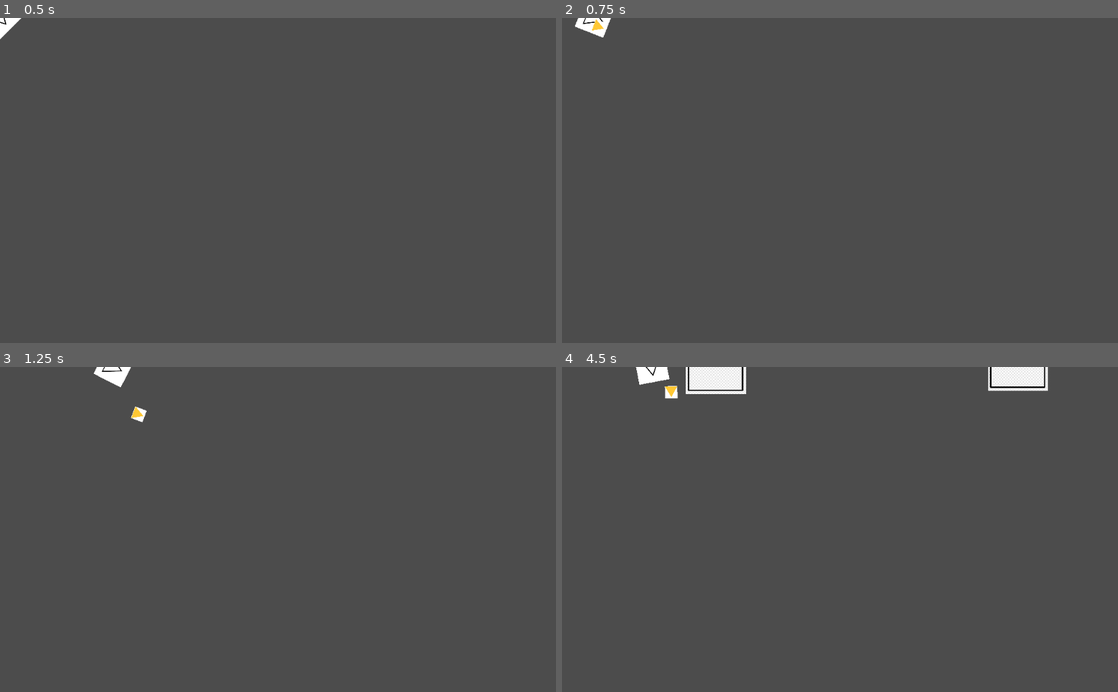
Above: before the commit, frames 1-4 (two rows, left to right).
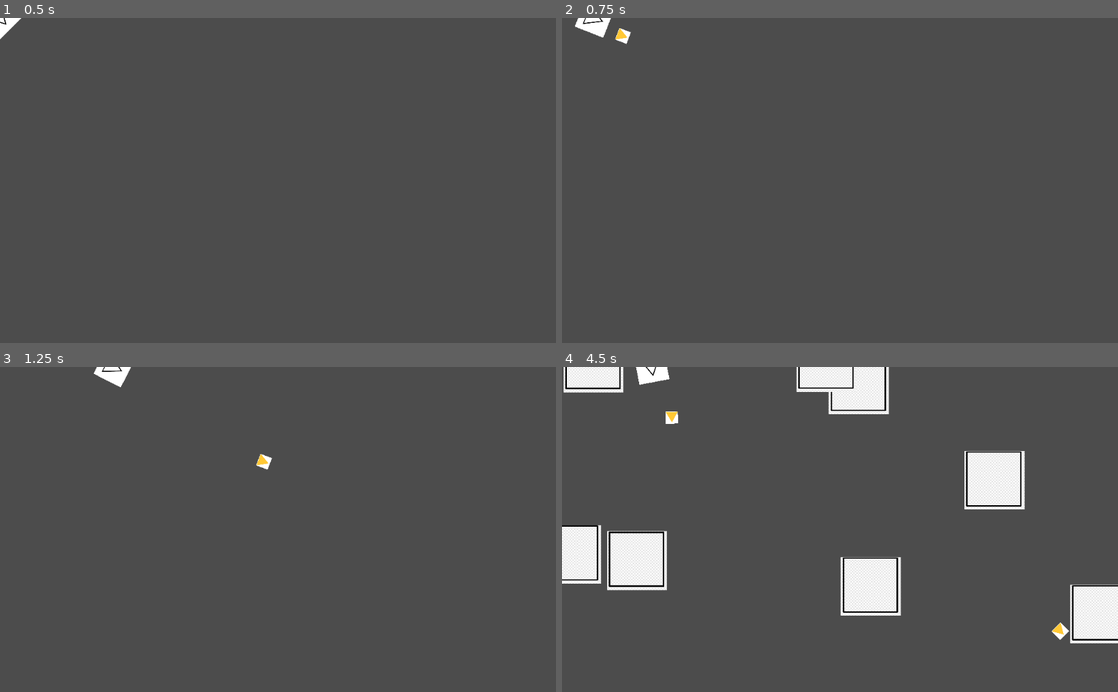
Above: after the commit, the same moments.

Repository: nahuel1558/Shooter2D
Game: Godot game, scene res://Scenes/Main.tscn
Two runs of this game, one before a commit and one after it. Both use one fixed random seed, a clock stepped at 60 frames per second and the inputs below.
Inputs (mouse positions are in pixels of both pictures, inside the frame that each line leads up to):
- Up to frame 1 (0.5 s): no input
- Up to frame 2 (0.75 s): tap Enter at 0.5 s; move the mouse to (962, 164) at 0.52 s; hold Right (ui_right) from 0.53 s (still down); click (962, 164) at 0.6 s
- Up to frame 3 (1.25 s): keep holding Right (ui_right)
- Up to frame 4 (4.5 s): move the mouse to (728, 545) at 1.27 s; release Right (ui_right) at 1.28 s; hold Down (ui_down) 1.28-2.03 s; click (728, 545) at 1.35 s; move the mouse to (895, 458) at 2.02 s; hold Right (ui_right) 2.03-2.78 s; click (895, 458) at 2.1 s; move the mouse to (812, 594) at 2.77 s; hold Up (ui_up) 2.78-3.53 s; click (812, 594) at 2.85 s; move the mouse to (1006, 578) at 3.52 s; hold Left (ui_left) from 3.53 s (still down); click (1006, 578) at 3.6 s; move the mouse to (673, 480) at 4.27 s; click (673, 480) at 4.35 s

Frame 1 is identical in both runs. In frame 2, 0.1% of the frame differs, in the area x 5-13%, y 0-9%; in frame 3, 0.2%; in frame 4, 13%, in the area x 0-100%, y 0-86%.

Commit message:
Codigo refactorizado, creando el menu principal

Diff:
--- a/Juego/Scenes/EnemyBasic.tscn
+++ b/Juego/Scenes/EnemyBasic.tscn
@@ -7,6 +7,8 @@
 extents = Vector2( 51, 51 )
 
 [node name="EnemyBasic" type="Area2D" groups=["enemies"]]
+collision_layer = 5
+collision_mask = 5
 script = ExtResource( 2 )
 
 [node name="Sprite" type="Sprite" parent="."]
--- a/Juego/Scenes/EnemySpawner.tscn
+++ b/Juego/Scenes/EnemySpawner.tscn
@@ -6,7 +6,7 @@
 [ext_resource path="res://Scenes/EnemyRanged.tscn" type="PackedScene" id=4]
 [ext_resource path="res://Scenes/EnemyStrong.tscn" type="PackedScene" id=5]
 
-[node name="Node2D" type="Node2D"]
+[node name="EnemySpawner" type="Node2D"]
 script = ExtResource( 1 )
 enemy_basic_scene = ExtResource( 2 )
 enemy_ranged_scene = ExtResource( 4 )
--- a/Juego/Scenes/Main.tscn
+++ b/Juego/Scenes/Main.tscn
@@ -6,12 +6,7 @@
 
 [node name="Main" type="Node2D"]
 script = ExtResource( 2 )
-enemy_spawner_scene = ExtResource( 3 )
 
 [node name="Player" parent="." instance=ExtResource( 1 )]
 
-[node name="Label" type="Label" parent="."]
-margin_right = 40.0
-margin_bottom = 14.0
-
-[node name="Enemies" type="Node2D" parent="."]
+[node name="EnemySpawner" parent="." instance=ExtResource( 3 )]
--- /dev/null
+++ b/Juego/Scenes/MainMenu.tscn
@@ -0,0 +1,58 @@
+[gd_scene load_steps=6 format=2]
+
+[ext_resource path="res://Wallpaper/Espacio estrellado.jpg" type="Texture" id=1]
+
+[sub_resource type="DynamicFontData" id=1]
+font_path = "res://Fonts/Arcane Nine.otf"
+
+[sub_resource type="DynamicFont" id=2]
+size = 40
+font_data = SubResource( 1 )
+
+[sub_resource type="DynamicFontData" id=3]
+font_path = "res://Fonts/Arcane Nine.otf"
+
+[sub_resource type="DynamicFont" id=4]
+size = 40
+font_data = SubResource( 3 )
+
+[node name="MainMenu" type="Control"]
+anchor_right = 1.0
+anchor_bottom = 1.0
+
+[node name="ColorRect" type="ColorRect" parent="."]
+anchor_right = 1.0
+anchor_bottom = 1.0
+color = Color( 0.203922, 0, 0, 1 )
+
+[node name="TextureRect" type="TextureRect" parent="."]
+anchor_right = 1.0
+anchor_bottom = 1.0
+texture = ExtResource( 1 )
+expand = true
+
+[node name="VBoxContainer" type="VBoxContainer" parent="."]
+anchor_left = 0.5
+anchor_top = 0.5
+anchor_right = 0.5
+anchor_bottom = 0.5
+margin_left = -101.0
+margin_top = -90.5
+margin_right = 101.0
+margin_bottom = 90.5
+custom_constants/separation = 13
+
+[node name="Play" type="Button" parent="VBoxContainer"]
+margin_right = 202.0
+margin_bottom = 53.0
+custom_fonts/font = SubResource( 2 )
+text = "JUGAR"
+
+[node name="Quit" type="Button" parent="VBoxContainer"]
+margin_top = 66.0
+margin_right = 202.0
+margin_bottom = 119.0
+custom_colors/font_color_disabled = Color( 0.0705882, 0.733333, 0.176471, 1 )
+custom_colors/font_color_focus = Color( 0, 0, 0, 1 )
+custom_fonts/font = SubResource( 4 )
+text = "SALIR"
--- a/Juego/Scenes/Player.tscn
+++ b/Juego/Scenes/Player.tscn
@@ -23,3 +23,4 @@
 shape = SubResource( 1 )
 
 [node name="Timer" type="Timer" parent="."]
+wait_time = 2.0
--- a/Juego/Scripts/Bullet.gd
+++ b/Juego/Scripts/Bullet.gd
@@ -1,22 +1,34 @@
 extends Area2D
 
-export (int) var speed = 400
+# export hace que las variables sean visibles y se puedan modificar desde el editor.
+# Variables que definen las propiedades básicas de Bullet.
+export (int) var speed = 800
 export (int) var damage_bullet = 10
+# Es una Vector2D para controlar la direccion y velocidad de Bullet.
 var velocity = Vector2()
 
+# Metodo que se ejecuta automaticamente cuendo el nodo este cargado y esta listo en la escena.
 func _ready():
+	# Establece la direccion inicial de Bullet.
 	set_velocity(Vector2(cos(rotation), sin(rotation)) * speed)
 
+# Esta funcion se ejecuta en cada frame.
+# La variable delta es el tiempo que paso desde el ultimo frame.
 func _process(delta):
 	position += velocity * delta
 
+# Metodo que me permite ajustar la velocidad por si Bullet sale de diferentes direcciones.
 func set_velocity(new_velocity):
 	velocity = new_velocity
 
+# Metodo que se ejecuta cuando Bullet entra en otra area.
+# Si entro en el area "enemies" llama a la funcion take_damage_enemy y le pasa el daño de Bullet.
+# Luego elimina Bullet.
 func _on_Bullet_area_entered(area):
 	if area.is_in_group("enemies"):
 		area.take_damage_enemy(damage_bullet)
 		queue_free()
 
+# Metodo que detecta si Bullet se salio del area visible de la pantalla y elimina Bullet.
 func _on_VisibilityNotifier2D_screen_exited():
 	queue_free()
--- a/Juego/Scripts/BulletEnemy.gd
+++ b/Juego/Scripts/BulletEnemy.gd
@@ -1,23 +1,22 @@
-extends Area2D
+#Script que extiende de Bullet.gd, hereda toda su funcionalidades.
+extends "res://Scripts/Bullet.gd"
 
-export (int) var speed = 200
-export (int) var damage = 10
-var velocity = Vector2()
+# Metodo que se ejecuta automaticamente cuendo el nodo este cargado y esta listo en la escena.
+func _ready():
 
-func _ready():
+	# Sobrescribo la velocidad ya definida en Bullet.gd.
+	speed = 200
+
+	# Sobrescribo el daño ya definido en Bullet.gd.
+	damage_bullet = 10
+
+	 # Añade BulletEnemy al grupo "enemy_bullets".
 	add_to_group("enemy_bullets")
-	set_velocity(Vector2(cos(rotation), sin(rotation)) * speed)
 
-func _process(delta):
-	position += velocity * delta
-
-func set_velocity(new_velocity):
-	velocity = new_velocity
-
+# Metodo que se ejecuta cuando BulletEnemy entra en otra area.
+# Si entro en el area "player" llama a la funcion take_damage y le pasa el daño de BulletEnemy.
+# Luego elimina BulletEnemy.
 func _on_BulletEnemy_body_entered(body):
 	if body.is_in_group("player"):
-		body.take_damage(damage)
+		body.take_damage(damage_bullet)
 		queue_free()
-
-func _on_VisibilityNotifier2D_screen_exited():
-	queue_free()
--- a/Juego/Scripts/EnemyBasic.gd
+++ b/Juego/Scripts/EnemyBasic.gd
@@ -1,27 +1,50 @@
 extends Area2D
 
+# Variables que definen las propiedades básicas de EnemyBasic.
 var speed = 100
-export (int) var health = 10
+var health = 10
+var damage = 10
+# Esto es para guardar la referencia de Player.
 var player
 
+# Metodo que se ejecuta automaticamente cuando el nodo este cargado y esta listo en la escena.
 func _ready():
+
+	# Obtiene la referencia de Player.
 	player = get_tree().root.get_node("Main/Player")
+
+	# Añade EnemtBasic al grupo "enemies".
 	add_to_group("enemies")
 
+# Esta funcion se ejecuta en cada frame.
+# La variable delta es el tiempo que paso desde el ultimo frame.
 func _process(delta):
+
+	# Verifica que Player exista.
 	if player:
+			# Calcula la dirección hacia el jugador
 			var direction = (player.position - position).normalized()
+			# Actualiza la posición del enemigo, moviéndolo hacia el jugador según su velocidad.
 			position += direction * speed * delta
 
-
+# Metodo que se ejecuta cuando EnemyBasic entra en otra area.
+# Se detecta si EnemyBasic fue impactado por Bullet.
 func _on_EnemyBasic_area_entered(area):
 	if area.is_in_group("bullet"):
 		take_damage_enemy(area.damage_bullet)
 
+# Metodo para aplicar el daño de Bullet hacia EnemyBasic.
 func take_damage_enemy(damage_bullet):
 	health -= damage_bullet
+	is_alive()
+
+# Metodo que verifica si la vida de EnemyBasic es igual o menor a cero lo elimina.
+func is_alive():
 	if health <= 0:
 		queue_free()
+		# Reduce el contador de enemigos activos.
+		get_tree().root.get_node("Main/EnemySpawner").active_enemies -= 1
 
+# Metodo que detecta si EnemyBasic se salio del area visible de la pantalla y lo elimina.
 func _on_VisibilityNotifier2D_screen_exited():
 	queue_free()
--- a/Juego/Scripts/EnemyRanged.gd
+++ b/Juego/Scripts/EnemyRanged.gd
@@ -1,35 +1,42 @@
+# Extiende del script de EnemyBasic, heredando todos los metodos y propiedades.
 extends "res://Scripts/EnemyBasic.gd"
 
+# Exporta la escena de BulletEnemy para poder asignarla desde el editor.
 export (PackedScene) var bullet_enemy_scene
 
+# Metodo que se ejecuta automaticamente cuando el nodo este cargado y esta listo en la escena.
 func _ready():
-	player = get_tree().root.get_node("Main/Player")
-	add_to_group("enemies")
+	#Sobrescribo atributos en EnemyBasic porque este es un Enemy distinto.
+	speed = 60
+	health = 20
+	# Ejecuta el metodo shoot.
 	shoot()
+	# Hace una pausa en la ejecucion del codigo por 5 segundos.
 	yield(get_tree().create_timer(5.0), "timeout")
 
-func _process(delta):
+# Metodo para que el enemigo dispare al jugador.
+func shoot():
+	#Instancia una nueva BulletEnemy apartir de la escena.
+	var bullet = bullet_enemy_scene.instance()
+	# Establece la posicion de BulletEnemy en la misma posicion que el EnemyRanged.
+	bullet.position = position
+	# Establece la rotacion de BulletEnemy en la misma rotacion que el EnemyRanged.
+	bullet.rotation = rotation
+	# Sobreescribo el daño de BulletEnemy.
+	bullet.damage = 15
+	# La escena BulletEnemy es añadida como hija del nodo padre EnemyRanged.
+	get_parent().add_child(bullet)
+	follow_player(bullet)
+
+func follow_player(bullet):
 	if player:
-		var direction = (player.position - position).normalized()
-		position += direction * speed * delta
-
-func shoot():
-	var bullet = bullet_enemy_scene.instance()
-	bullet.position = position
-	bullet.rotation = rotation
-	get_parent().add_child(bullet)
-	if player:
+		#Calcula la direccion hacia el jugador.
 		var bullet_direction = (player.position - position).normalized()
+		# Establece la velocidad de BulletEnemy, moviendose en direccion al jugador.
 		bullet.set_velocity(bullet_direction * bullet.speed)
 
+# Metodo que se ejecuta cuando EnemyRanged entra en otra area.
+# Se detecta si EnemyRanged fue impactado por Bullet.
 func _on_EnemyRanged_area_entered(area):
 	if area.is_in_group("bullet"):
 		take_damage_enemy(area.damage_bullet)
-
-func take_damage_enemy(damage_bullet):
-	health -= damage_bullet
-	is_alive()
-
-func is_alive():
-	if health <= 0:
-		queue_free()
--- a/Juego/Scripts/EnemyRangedStrong.gd
+++ b/Juego/Scripts/EnemyRangedStrong.gd
@@ -1,35 +1,46 @@
-extends Area2D
+# Extiende del script de EnemyBasic, heredando todos los metodos y propiedades.
+extends "res://Scripts/EnemyBasic.gd"
+# Exporta la escena de BulletEnemy para poder asignarla desde el editor.
+export (PackedScene) var bullet_enemy_scene
 
-export (int) var speed = 60
-export (int) var health = 15
-export (PackedScene) var bullet_enemy_scene
-var player
-
+# Metodo que se ejecuta automaticamente cuando el nodo este cargado y esta listo en la escena.
 func _ready():
-	player = get_tree().root.get_node("Main/Player")
-	add_to_group("enemies")
+	#Sobrescribo atributos de EnemyBasic porque este es un Enemy distinto.
+	speed = 60
+	health = 35
+	damage = 25
+	# Hace una pausa en la ejecucion del codigo por 3 segundos.
 	yield(get_tree().create_timer(3.0), "timeout")
+	# Ejecuta el metodo shoot.
 	shoot()
 
-func _process(delta):
+# Metodo para que el enemigo dispare al jugador.
+func shoot():
+	#Instancia una nueva BulletEnemy apartir de la escena.
+	var bullet = bullet_enemy_scene.instance()
+	# Establece la posicion de BulletEnemy en la misma posicion que el EnemyRanged.
+	bullet.position = position
+	# Establece la rotacion de BulletEnemy en la misma rotacion que el EnemyRanged.
+	bullet.rotation = rotation
+	# Sobreescribo el daño de BulletEnemy.
+	bullet.damage = 25
+	# Sobrescribo la velocidad de BulletEnemy.
+	bullet.speed = 500
+	# La escena BulletEnemy es añadida como hija del nodo padre EnemyRanged.
+	get_parent().add_child(bullet)
+	# Llamo al metodo para que BulletEnemy siga a Player.
+	follow_player(bullet)
+
+# Meotodo para que BulletEnemy siga a Player.
+func follow_player(bullet):
 	if player:
-		var direction = (player.position - position).normalized()
-		position += direction * speed * delta
-
-func shoot():
-	var bullet = bullet_enemy_scene.instance()
-	bullet.position = position
-	bullet.rotation = rotation
-	get_parent().add_child(bullet)
-	if player:
+		#Calcula la direccion hacia el jugador.
 		var bullet_direction = (player.position - position).normalized()
+		# Establece la velocidad de BulletEnemy, moviendose en direccion al jugador.
 		bullet.set_velocity(bullet_direction * bullet.speed)
 
+# Metodo que se ejecuta cuando EnemyRangedStrong entra en otra area.
+# Se detecta si EnemyRangedStrong fue impactado por Bullet.
 func _on_EnemyRangedStrong_area_entered(area):
 	if area.is_in_group("bullet"):
 		take_damage_enemy(area.damage_bullet)
-
-func take_damage_enemy(damage_bullet):
-	health -= damage_bullet
-	if health <= 0:
-		queue_free()
--- a/Juego/Scripts/EnemySpawner.gd
+++ b/Juego/Scripts/EnemySpawner.gd
@@ -4,6 +4,8 @@
 export (PackedScene) var enemy_ranged_scene
 export (PackedScene) var enemy_strong_scene
 export (PackedScene) var enemy_ranged_strong_scene
+var max_enemies = 25
+var active_enemies = 0
 
 export (float) var spawn_interval = 2.0
 var time_passed = 0
@@ -13,24 +15,62 @@
 	time_passed += delta
 	elapsed_time += delta
 
-	if time_passed >= spawn_interval:
+	if time_passed >= spawn_interval and active_enemies < max_enemies:
 		time_passed = 0
-		spawn_enemy()
+		handle_enemy_spawning(elapsed_time)
 
-func spawn_enemy():
-	var enemy
-	if elapsed_time < 20:
-		enemy = enemy_basic_scene.instance()
-	elif elapsed_time < 40:
+func handle_enemy_spawning(elapsed_time):
+	if elapsed_time < 180:
+		spawn_enemy_basic()
+	elif elapsed_time < 300:
+		spawn_mixed_basic_enemies()
+	else:
+		spawn_mixed_strong_enemies()
+
+func spawn_enemy_basic():
+	var spawn_count = min(lerp(4, 15, elapsed_time / 180.0), max_enemies - active_enemies)  # Gradual desde 4 a 15 enemigos
+	for i in range(int(spawn_count)):
+		var enemy = enemy_basic_scene.instance()
+		set_enemy_position(enemy)
+		add_child(enemy)
+		enemy.connect("queue_free", self, "_on_enemy_freed")
+		active_enemies += 1
+
+func spawn_mixed_basic_enemies():
+	var spawn_count = min(lerp(5, 10, (elapsed_time - 180) / 120.0), max_enemies - active_enemies)  # Gradual de 5 a 10 enemigos
+	for i in range(int(spawn_count)):
+		var enemy
 		if randi() % 2 == 0:
 			enemy = enemy_basic_scene.instance()
 		else:
 			enemy = enemy_ranged_scene.instance()
-	else:
+		set_enemy_position(enemy)
+		add_child(enemy)
+		enemy.connect("queue_free", self, "_on_enemy_freed")
+		active_enemies += 1
+
+
+func spawn_mixed_strong_enemies():
+	var spawn_count = min(lerp(5, 12, (elapsed_time - 300) / 120.0), max_enemies - active_enemies)  # Gradual de 5 a 12 enemigos
+	for i in range(int(spawn_count)):
+		var enemy
 		if randi() % 2 == 0:
 			enemy = enemy_strong_scene.instance()
 		else:
 			enemy = enemy_ranged_strong_scene.instance()
+		set_enemy_position(enemy)
+		add_child(enemy)
+		enemy.connect("queue_free", self, "_on_enemy_freed")
+		active_enemies += 1
 
-	enemy.position = Vector2(randi() % int(get_viewport_rect().size.x), -10)
-	add_child(enemy)
+func set_enemy_position(enemy):
+	var viewport_size = get_viewport_rect().size
+	var side = randi() % 4
+	match side:
+		0:enemy.position = Vector2(randi() % int(viewport_size.x), -10)
+		1: enemy.position = Vector2(randi() % int(viewport_size.x), viewport_size.y + 10)
+		2: enemy.position = Vector2(-10, randi() % int(viewport_size.y))
+		3: enemy.position = Vector2(viewport_size.x + 10, randi() % int(viewport_size.y))
+
+func _on_enemy_freed():
+	active_enemies -= 1
--- a/Juego/Scripts/EnemyStrong.gd
+++ b/Juego/Scripts/EnemyStrong.gd
@@ -1,24 +1,15 @@
-extends Area2D
+# Extiende del script de EnemyBasic, heredando todos los metodos y propiedades.
+extends "res://Scripts/EnemyBasic.gd"
 
-export (int) var speed = 50
-export (int) var health = 20
-export (int) var damage = 20
-var player
+# Metodo que se ejecuta automaticamente cuando el nodo este cargado y esta listo en la escena.
+func _ready():
+	#Sobrescribo atributos de EnemyBasic porque este es un Enemy distinto.
+	speed = 50
+	health = 30
+	damage = 20
 
-func _ready():
-	player = get_tree().root.get_node("Main/Player")
-	add_to_group("enemies")
-
-func _process(delta):
-	if player:
-		var direction = (player.position - position).normalized()
-		position += direction * speed * delta
-
+# Metodo que se ejecuta cuando EnemyStrong entra en otra area.
+# Se detecta si EnemyStrong fue impactado por Bullet.
 func _on_EnemyStrong_body_entered(body):
 	if body.is_in_group("bullet"):
 		take_damage_enemy(body.damage_bullet)
-
-func take_damage_enemy(damage_bullet):
-	health -= damage_bullet
-	if health <= 0:
-		queue_free()
--- a/Juego/Scripts/Main.gd
+++ b/Juego/Scripts/Main.gd
@@ -1,20 +1,30 @@
 extends Node2D
 
-export (PackedScene) var enemy_spawner_scene
-var enemy_spawner
+# Variable para definir el intervalo de spawn de enemigos.
 export (float) var spawn_interval = 2.5
+# Variable que sigue el tiempo trancurrido desde el ultimo spawn de enemigo.
 var time_passed = 0
+# Variable para guardar el score de Player.
 var score = 0
 
+# Metodo que se ejecuta automaticamente cuando el nodo este cargado y esta listo en la escena.
 func _ready():
+	# Metodo que llama al spawn de enemigos.
 	spawn_enemy()
 
+# Esta funcion se ejecuta en cada frame.
+# La variable delta es el tiempo que paso desde el ultimo frame.
 func _process(delta):
+	# Aumenta el tiempo transcurrido en base al tiempo entre frames.
 	time_passed += delta
+	# Verifico si el tiempo que paso es igual o mayor al tiempo de aparacion de enemigos.
 	if time_passed >= spawn_interval:
+		# Reinicio el tiempo que paso.
 		time_passed = 0
+		# Metodo que llama al spawn de enemigos.
 		spawn_enemy()
 
+# Metodo que menaja el spawn de enemigos.
 func spawn_enemy():
-	enemy_spawner = enemy_spawner_scene.instance()
-	$Enemies.add_child(enemy_spawner)
+	# Guardo la referencia del nodo EnemySpawner.
+	var enemy_spawner = $EnemySpawner
--- a/Juego/Scripts/Player.gd
+++ b/Juego/Scripts/Player.gd
@@ -4,21 +4,28 @@
 export (int) var speed = 300
 export (PackedScene) var bullet_scene
 var screen_size
+# Variable booleana que indica si el jugador es invulnerable o no.
 var invulnerable = false
 
+# Metodo que se ejecuta automaticamente cuando el nodo este cargado y esta listo en la escena.
 func _ready():
 	screen_size = get_viewport_rect().size
 
+# Esta funcion se ejecuta en cada frame.
+# La variable delta es el tiempo que paso desde el ultimo frame.
 func _process(delta):
+	# Llamo al metodo que controla el movimiento del jugador.
 	handle_movement(delta)
+	# Llamo al metodo que maneja la rotación de Player en función de la posición del mouse.
 	handle_rotation()
-
+	# Si se presiona el boton asignado a "shoot", llama al metodo "shoot()".
 	if Input.is_action_just_pressed("shoot"):
 		shoot()
 
+# Metodo para manejar el movimiento de Player.
 func handle_movement(delta):
 	var velocity = Vector2()
-
+	# Se comprueban las entradas del teclado para mover a Player en diferentes direcciones.
 	if Input.is_action_pressed("ui_left"):
 		velocity.x -= 1
 	if Input.is_action_pressed("ui_right"):
@@ -28,27 +35,42 @@
 	if Input.is_action_pressed("ui_down"):
 		velocity.y += 1
 
+	# Se normaliza la velocidad para evitar que sea mayor al moverse en diagonal.
 	velocity = velocity.normalized() * speed
+	# El metodo "move_and_slide" se usa para mover al jugador mientras se detectan colisiones.
 	move_and_slide(velocity)
 
-
+# Metodo para rotar a Player hacia la posición del mouse.
 func handle_rotation():
+	# Variable para guardar la posicion del mouse.
 	var mouse_position = get_global_mouse_position()
+	# Se calcula el angulo entre la posicion de Player y la posicion del mouse.
 	var direction = (mouse_position - position).angle()
+	# Se aplica direction para que Player apunte hacia el mouse.
 	rotation = direction
 
+# Metodo para que Player dispare.
 func shoot():
+	# Instancia una nueva Bullet apartir de la escena.
 	var bullet = bullet_scene.instance()
+	# Establece la posicion de Bullet en la misma posicion que Player.
 	bullet.position = position
+	# Establece la rotacion de Bullet en la misma rotacion que Player.
 	bullet.rotation = rotation
+	# La escena Bullet es añadida como hija del nodo padre Player.
 	get_parent().add_child(bullet)
 
+	# Se calcula la direccion de Bullet hacia el mouse.
 	var bullet_direction = (get_global_mouse_position() - position).normalized()
+	# Se establece la velocidad de Bullet, ajustada a su direccion.
 	bullet.set_velocity(bullet_direction * bullet.speed)
 
 func _on_Player_body_entered(body):
 	if body.is_in_group("enemy_bullets"):
 		take_damage(body.damage)
+	elif body.is_in_group("enemies") and not invulnerable:
+		take_damage(body.damage)
+		repel_enemies()
 
 func take_damage(damage):
 	if not invulnerable:
@@ -58,6 +80,13 @@
 		else:
 			invulnerable = true
 			$Timer.start(2)
+func repel_enemies():
+	var enemies = get_tree().get_nodes_in_group("enemies")
+	for enemy in enemies:
+		var distance = position.distance_to(enemy.position)
+		if distance <= 50:
+			var repel_direction = (enemy.position - position).normalized()
+			enemy.position += repel_direction * 50
 
 func die():
 	var current_scene = get_tree().current_scene
Binary file added: Juego/Fonts/Arcane Nine.otf
Binary file added: Juego/Fonts/Gameplay.ttf
Binary file added: Juego/Fonts/Positive System.otf
Binary file added: Juego/Fonts/Vintage Warehouse.ttf
Binary file added: Juego/Fonts/game_over.ttf
Not shown, added: Juego/Wallpaper/Espacio estrellado.jpg.import
Binary file added: Juego/Wallpaper/Patron Triangulo.png
Not shown, added: Juego/Wallpaper/Patron Triangulo.png.import
Not shown, added: Juego/Wallpaper/Espacio estrellado.jpg
